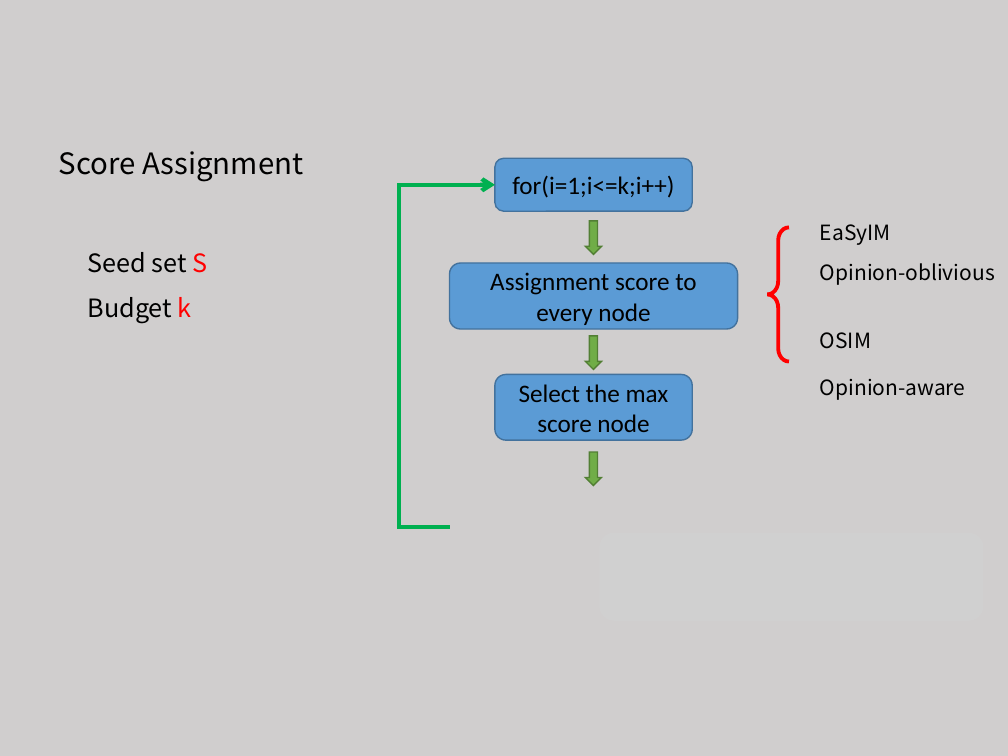
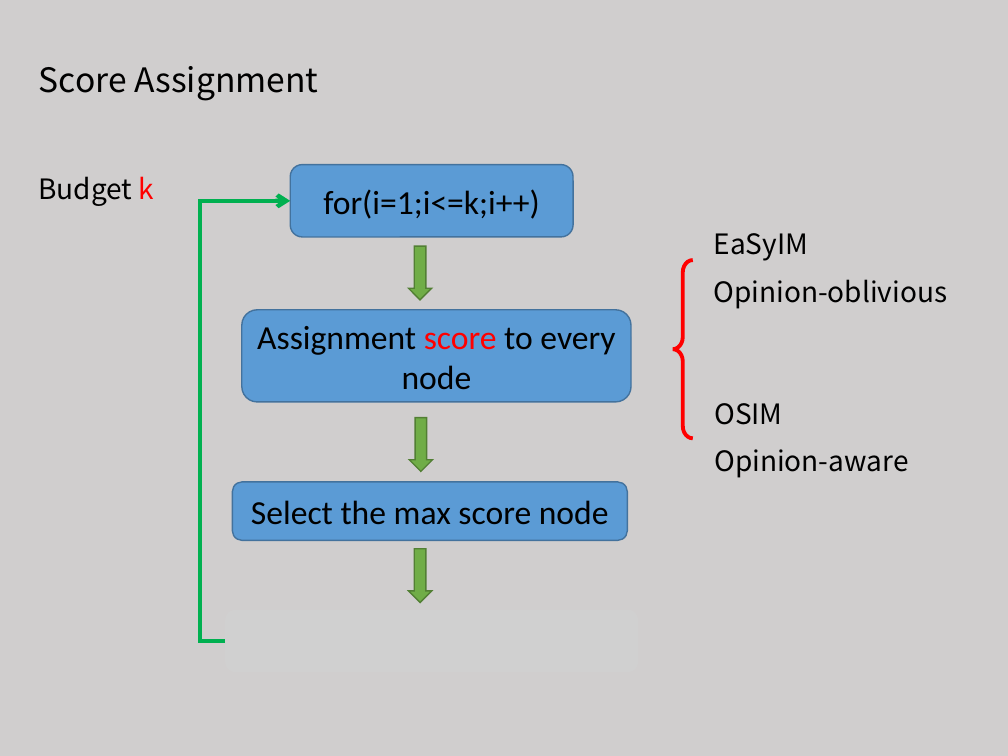
Before and after one commit to tianzhuwei/PPT, a slide deck: slide 7 of 4-魏天柱-Holistic Influence Maximization_ Combining Scalability and Efficiency with Opinion-Aware Models..pptx (slide 9 before the commit). Drawn at 1008x756 pixels with LibreOffice and Linux fonts; fonts in the diff are those of the drawing; grey boxes stand for pictures. Boxes give left, top, right and bottom in pixels: in the first picture for what was removed or moved away, otherwise in the second. Text is boxed around its words. In the diff, an @@ line names an element or a change of style, - is before the commit and + after.

```diff
--- a/4-魏天柱-Holistic Influence Maximization_ Combining Scalability and Efficiency with Opinion-Aware Models..pptx
+++ b/4-魏天柱-Holistic Influence Maximization_ Combining Scalability and Efficiency with Opinion-Aware Models..pptx
@@ text "Score Assignment" moved from (x1=59, y1=151, x2=303, y2=182) to (x1=39, y1=66, x2=318, y2=101) @@
@@ text "Score Assignment" at (x1=39, y1=66, x2=318, y2=101): size 21 to 24 pt @@
@@ text "Budget k" moved from (x1=88, y1=252, x2=208, y2=324) to (x1=38, y1=176, x2=154, y2=206) @@
@@ text "Budget k" at (x1=38, y1=176, x2=154, y2=206): size 18 to 20 pt @@
@@ rounded rectangle "for(i=1;i<=k;i++)" resized from (x1=495, y1=158, x2=692, y2=212) to (x1=290, y1=164, x2=574, y2=237) @@
@@ rounded rectangle "for(i=1;i<=k;i++)" at (x1=290, y1=164, x2=574, y2=237): size 18 to 24 pt @@
@@ elbow arrow moved from (450, 527) - (495, 184) to (225, 641) - (290, 201) @@
@@ text "EaSyIM" moved from (x1=820, y1=224, x2=891, y2=245) to (x1=713, y1=233, x2=808, y2=261) @@
@@ text at (x1=88, y1=252, x2=208, y2=273): paragraph removed @@
-Seed set S
@@ down arrow resized from (x1=586, y1=221, x2=602, y2=254) to (x1=408, y1=246, x2=431, y2=299) @@
@@ left brace resized from (x1=767, y1=228, x2=788, y2=362) to (x1=672, y1=260, x2=692, y2=438) @@
@@ text "Opinion-oblivious" moved from (x1=820, y1=263, x2=995, y2=285) to (x1=713, y1=279, x2=947, y2=309) @@
@@ rounded rectangle "Assignment score to every node" resized from (x1=450, y1=263, x2=738, y2=330) to (x1=242, y1=309, x2=631, y2=401) @@
@@ rounded rectangle "Assignment score to every node" at (x1=242, y1=309, x2=631, y2=401): size 18 to 24 pt; text colour #000000 to #FF0000 in "score" @@
@@ down arrow resized from (x1=586, y1=336, x2=602, y2=369) to (x1=409, y1=417, x2=432, y2=471) @@
@@ size 15 to 20 pt in 4 elements at (x1=713, y1=279, x2=947, y2=309), (x1=713, y1=233, x2=808, y2=261), (x1=714, y1=449, x2=908, y2=478), (x1=714, y1=403, x2=782, y2=425) @@
@@ text "OSIM" moved from (x1=820, y1=332, x2=871, y2=349) to (x1=714, y1=403, x2=782, y2=425) @@
@@ text "Opinion-aware" moved from (x1=820, y1=379, x2=965, y2=400) to (x1=714, y1=449, x2=908, y2=478) @@
@@ rounded rectangle "Select the max score node" at (x1=232, y1=482, x2=627, y2=540): size 18 to 24 pt @@
@@ rounded rectangle "Select the max score node" resized from (x1=495, y1=374, x2=692, y2=439) to (x1=232, y1=482, x2=627, y2=540) @@
@@ picture removed at (x1=600, y1=532, x2=984, y2=620) @@
@@ down arrow resized from (x1=586, y1=453, x2=602, y2=486) to (x1=408, y1=549, x2=431, y2=603) @@
@@ picture added at (x1=225, y1=610, x2=638, y2=672) @@
```
Also in this commit, not shown: 9 other slides changed.
